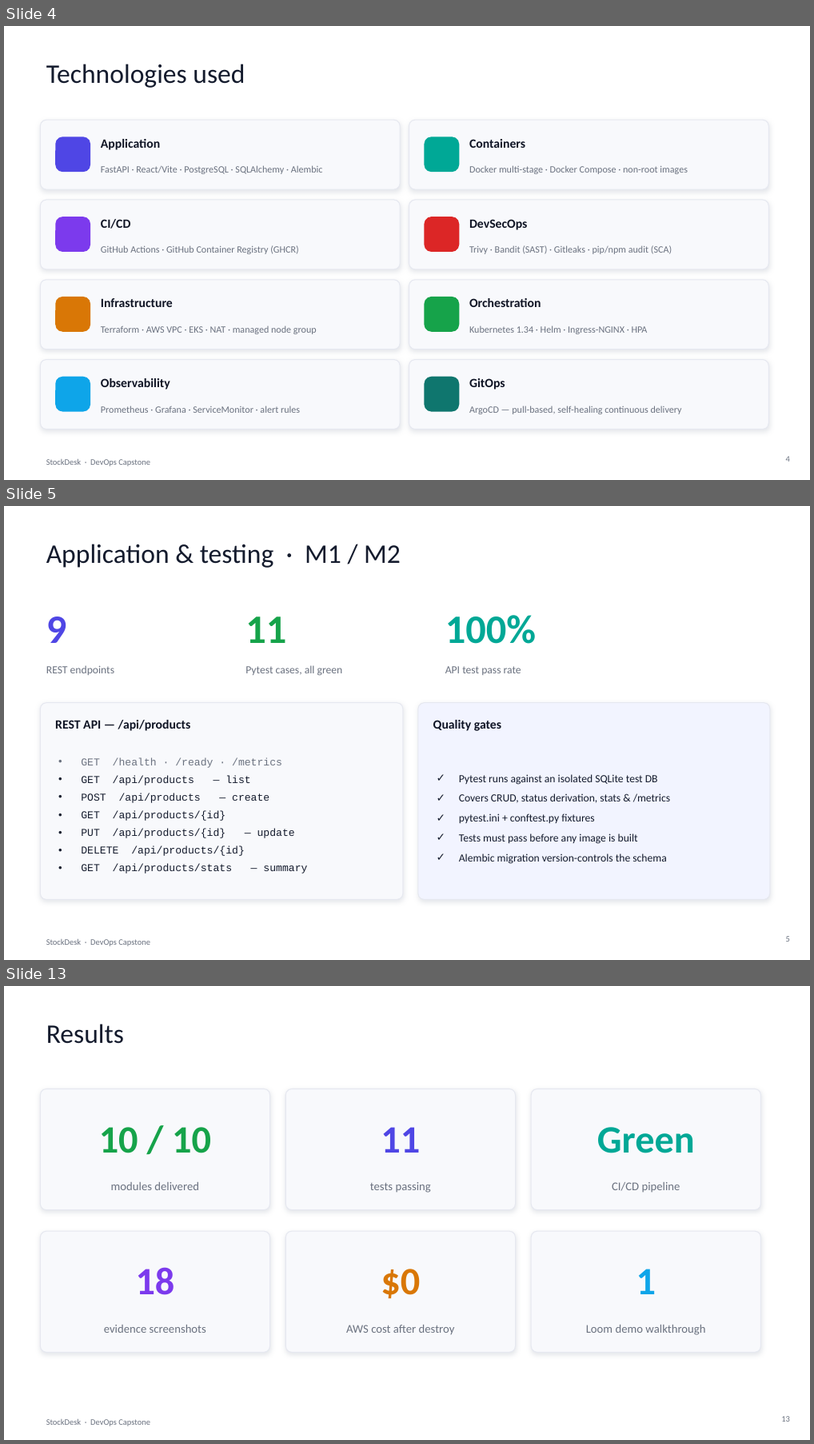
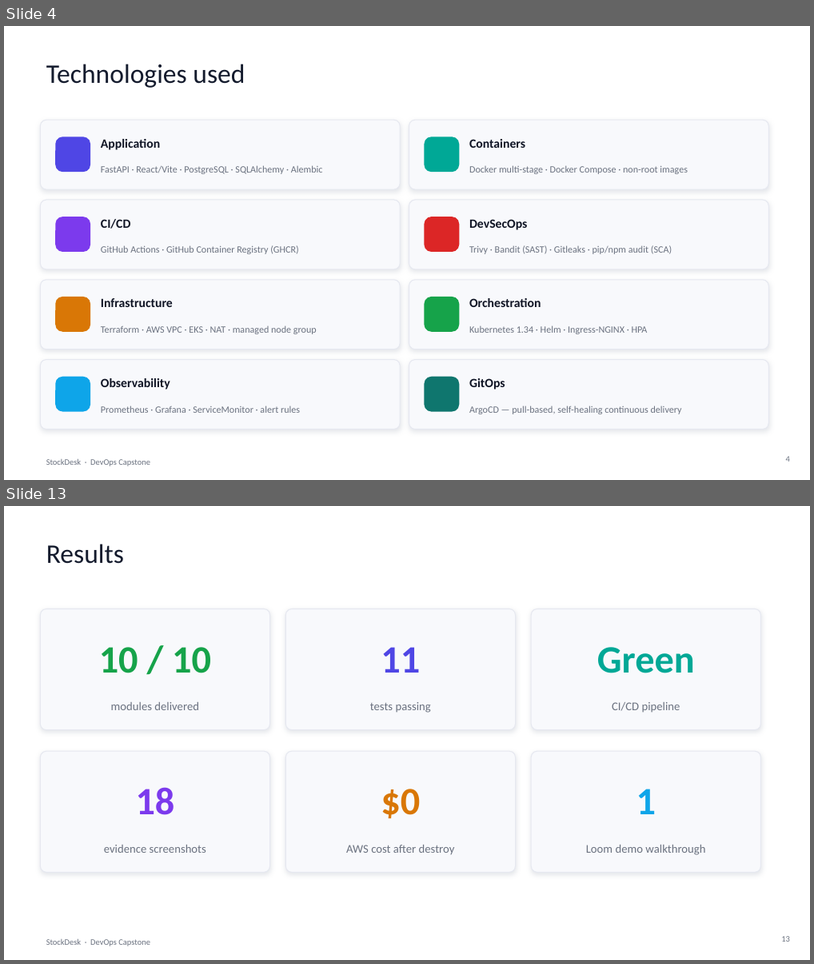
Before and after one commit to Naren456/devops-project, a slide deck: StockDesk_DevOps_Capstone.pptx. Shown one above the other, each under a label of ours: slides 4, 5 and 13 before the commit, slides 4 and 13 after it; the slides between them are not shown. The pictures are 814x1444 and 814x964 pixels, drawn with LibreOffice and Linux fonts; fonts in the diff are those of the drawing. Boxes give left, top, right and bottom in pixels: in the first picture for what was removed or moved away, otherwise in the second. Text is boxed around its words. In the diff, an @@ line names an element or a change of style, - is before the commit and + after.

```diff
--- a/StockDesk_DevOps_Capstone.pptx
+++ b/StockDesk_DevOps_Capstone.pptx
@@ slide 5 removed at bbox=[4, 506, 810, 960], background #FFFFFF; not listed: 1 template element that a slide beside it also shows @@
@@ text removed at bbox=[46, 544, 401, 568] @@
-Application & testing · M1 / M2
@@ text removed at bbox=[46, 616, 66, 643] @@
-9
@@ text removed at bbox=[246, 616, 286, 643] @@
-11
@@ text removed at bbox=[446, 615, 536, 644] @@
-100%
@@ text removed at bbox=[46, 665, 114, 675] @@
-REST endpoints
@@ text removed at bbox=[246, 665, 343, 676] @@
-Pytest cases, all green
@@ text removed at bbox=[446, 666, 522, 675] @@
-API test pass rate
@@ rounded rectangle removed at bbox=[40, 703, 403, 900] @@
@@ text removed at bbox=[55, 720, 191, 731] @@
-REST API — /api/products
@@ rounded rectangle removed at bbox=[418, 703, 770, 900] @@
@@ text removed at bbox=[434, 720, 502, 731] @@
-Quality gates
@@ text removed at bbox=[81, 758, 307, 873] @@
-• GET /health · /ready · /metrics
-• GET /api/products — list
-• POST /api/products — create
-• GET /api/products/{id}
-• PUT /api/products/{id} — update
-• DELETE /api/products/{id}
-• GET /api/products/stats — summary
@@ text removed at bbox=[459, 774, 670, 864] @@
-✓ Pytest runs against an isolated SQLite test DB
-✓ Covers CRUD, status derivation, stats & /metrics
-✓ pytest.ini + conftest.py fixtures
-✓ Tests must pass before any image is built
-✓ Alembic migration version-controls the schema
@@ page number removed at bbox=[786, 936, 790, 941] @@
-5
```
Also in this commit, not shown: 8 slides changed, 1 slide added, 1 other file.
